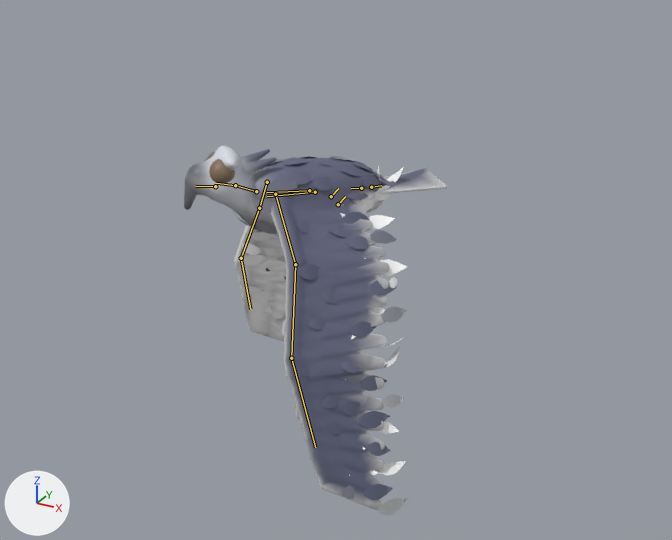
The glTF model game/art/models/harpy_eagle.glb: old version first, new version second.
The view is the same before and after, from a 50 mm camera at (1.42, -2.44, 1.84) aimed at (0.07, 0.01, 0.61). Lighting does not change. The marker at lower left points along +X, +Y and +Z. The first picture is the older version. Both versions are drawn at frame 9 of the action 'victory'; the numbers are the values there. The bones that bend it are drawn over the model as lines.

Names of what the first picture shows: 'harpy_eagle_movie'.
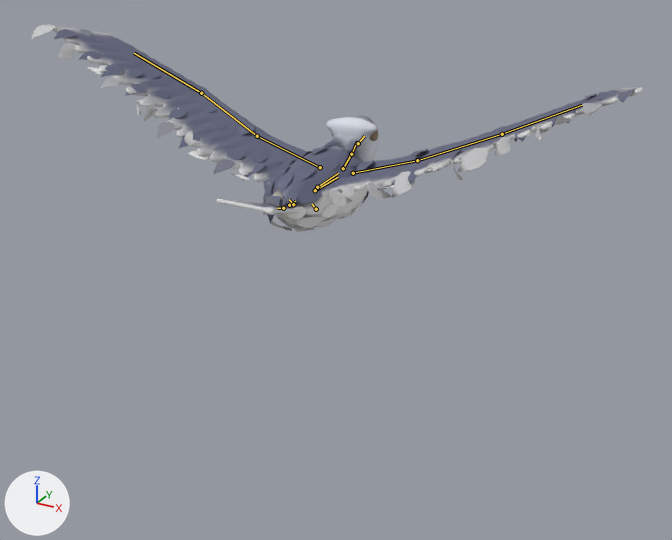
The edits, one by one:
Bone 'root' (bone_root) moves from (0.0, 0.0, 0.11) to (0.0, 0.0, 0.116).
Bone 'root' (bone_root) turns from (0, 0, 135) to (0, 0, 0) degrees about its own x, y and z.
Bone 'neck' (bone_neck) turns from (12, 0, 0) to (20, 0, 0) degrees about its own x, y and z.
Bone 'head' (bone_head) turns from (14, 0, 0) to (23, 0, 6) degrees about its own x, y and z.
Bone 'wing_upper.L' (bone_wing_upper_l) turns from (-41, 0, -1) to (17, 0, -1) degrees about its own x, y and z.
Bone 'wing_lower.L' (bone_wing_lower_l) turns from (-20, 0, -1) to (6, 0, 0) degrees about its own x, y and z.
Bone 'wing_hand.L' (bone_wing_hand_l) turns from (-10, 0, -1) to (4, 0, 0) degrees about its own x, y and z.
Bone 'wing_upper.R' (bone_wing_upper_r) turns from (-41, 0, 1) to (17, 0, 1) degrees about its own x, y and z.
Bone 'wing_lower.R' (bone_wing_lower_r) turns from (-20, 0, 1) to (6, 0, 0) degrees about its own x, y and z.
Bone 'wing_hand.R' (bone_wing_hand_r) turns from (-10, 0, 1) to (4, 0, 0) degrees about its own x, y and z.
Bone 'tail1' (bone_tail1) turns from (-2, 0, 0) to (-20, 0, 0) degrees about its own x, y and z.

Where the change shows, as pixel boxes [x1, y1, x2, y2] in the pictures (672 x 540 px):
'harpy_eagle_movie', posed (132% wider, 44% shorter): before [184, 146, 447, 516]; after [31, 25, 643, 232]
bone 'root', root to tip: before (315, 192) to (267, 196); after (315, 190) to (338, 177)
bone 'neck', root to tip: before (256, 191) to (235, 185); after (343, 168) to (351, 154)
bone 'head', root to tip: before (235, 185) to (216, 183); after (351, 154) to (357, 141)
bone 'wing_upper.L', root to tip: before (275, 194) to (295, 264); after (320, 167) to (257, 136)
bone 'wing_lower.L', root to tip: before (295, 264) to (291, 358); after (257, 136) to (201, 93)
bone 'wing_hand.L', root to tip: before (291, 358) to (315, 447); after (201, 93) to (134, 53)
bone 'wing_upper.R', root to tip: before (267, 182) to (259, 208); after (353, 173) to (417, 160)
bone 'wing_lower.R', root to tip: before (259, 208) to (241, 258); after (417, 160) to (502, 134)
bone 'wing_hand.R', root to tip: before (241, 258) to (250, 309); after (502, 134) to (582, 105)
bone 'tail1', root to tip: before (371, 187) to (381, 185); after (283, 208) to (277, 208)
